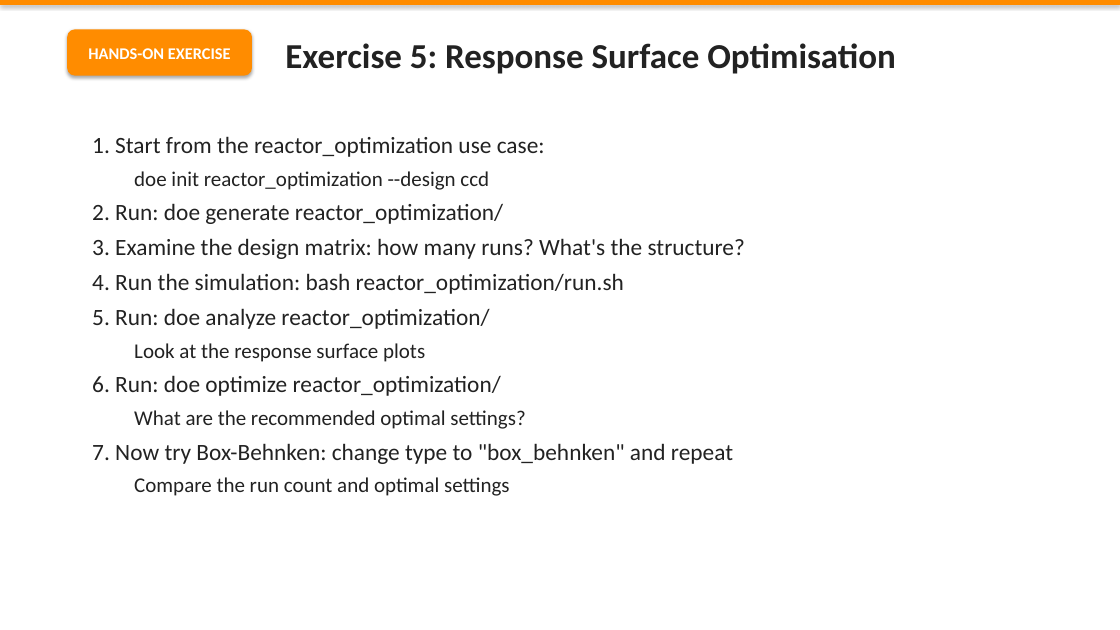
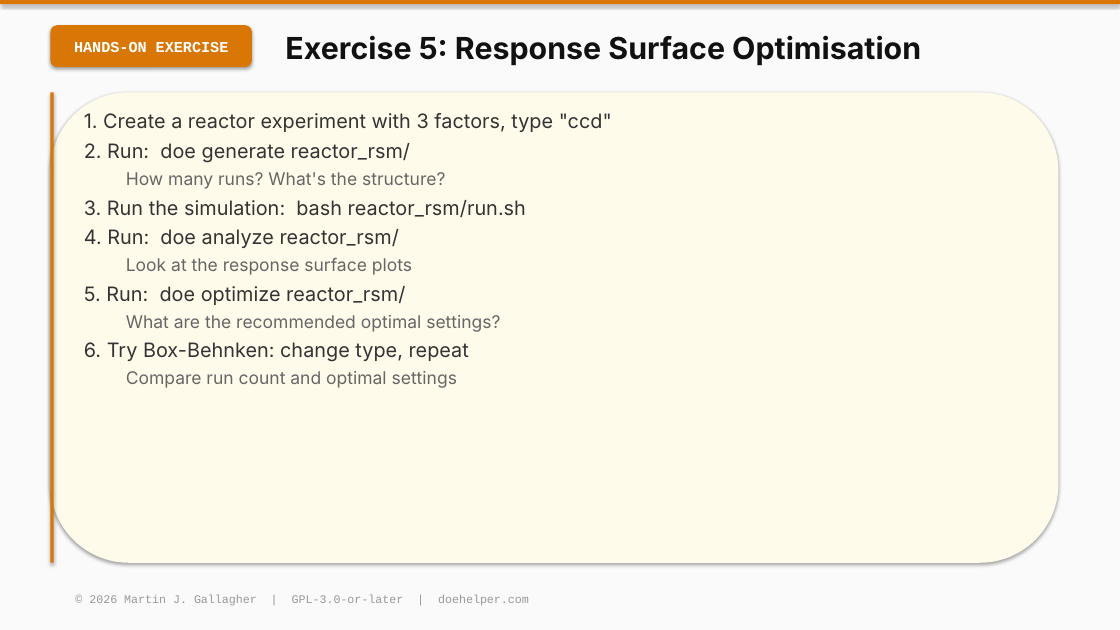
Before and after one commit to MartinGallagher-code/design_of_experiments, a slide deck: slide 10 of training/slides/Module_05_Response_Surface.pptx (slide 13 before the commit). Drawn at 1120x630 pixels with LibreOffice and Linux fonts; fonts in the diff are those of the drawing. Boxes give left, top, right and bottom in pixels: in the first picture for what was removed or moved away, otherwise in the second. Text is boxed around its words. In the diff, an @@ line names an element or a change of style, - is before the commit and + after.

```diff
--- a/training/slides/Module_05_Response_Surface.pptx
+++ b/training/slides/Module_05_Response_Surface.pptx
@@ background #FFFFFF to #FAFAFA @@
@@ rectangle at [0, 0, 1120, 4]: fill #FF8C00 to #D97706 @@
@@ rounded rectangle "HANDS-ON EXERCISE": place and size @@
-rounded rectangle "HANDS-ON EXERCISE" at [67, 29, 252, 76]
+rounded rectangle "HANDS-ON EXERCISE" at [50, 25, 252, 67]
@@ rounded rectangle "HANDS-ON EXERCISE" at [50, 25, 252, 67]: size 14 to 13 pt, font Calibri to Courier New; fill #FF8C00 to #D97706 @@
@@ text "Exercise 5: Response Surface Optimisation" at [285, 35, 921, 66]: size 30 to 26 pt, font Calibri to Inter, text colour #222222 to #111111 @@
@@ rounded rectangle added at [50, 92, 1059, 563], fill #FFFBEB @@
@@ rectangle added at [50, 92, 54, 563], fill #D97706 @@
@@ text "1. Create a reactor experiment ...": place and size @@
-text "1. Create a reactor experiment ..." at [92, 136, 745, 496]
+text "1. Create a reactor experiment ..." at [84, 113, 612, 388]
@@ text at [84, 113, 612, 248]: text changed; size 20 to 17 pt; font Calibri to Inter; text colour #222222 to #333333 @@
-1. Start from the reactor_optimization use case:
-  doe init reactor_optimization --design ccd
-2. Run: doe generate reactor_optimization/
-3. Examine the design matrix: how many runs? What's the structure?
-4. Run the simulation: bash reactor_optimization/run.sh
-5. Run: doe analyze reactor_optimization/
+1. Create a reactor experiment with 3 factors, type "ccd"
+2. Run: doe generate reactor_rsm/
+  How many runs? What's the structure?
+3. Run the simulation: bash reactor_rsm/run.sh
+4. Run: doe analyze reactor_rsm/
@@ text at [126, 257, 500, 332]: size 18 to 15 pt, font Calibri to Inter, text colour #222222 to #666666 in "Look at the response surface plots", "What are the recommended optimal settings?"; less space between paragraphs @@
@@ text at [84, 286, 405, 305]: text changed; size 20 to 17 pt; font Calibri to Inter; text colour #222222 to #333333 @@
-6. Run: doe optimize reactor_optimization/
+5. Run: doe optimize reactor_rsm/
@@ text at [84, 342, 469, 388]: text changed; size 20 to 17 pt; font Calibri to Inter; text colour #222222 to #333333 @@
-7. Now try Box-Behnken: change type to "box_behnken" and repeat
-  Compare the run count and optimal settings
+6. Try Box-Behnken: change type, repeat
+  Compare run count and optimal settings
@@ text added at [89, 595, 529, 605], 10 pt, text #999999 @@
+© 2026 Martin J. Gallagher | GPL-3.0-or-later | doehelper.com
```
Also in this commit, not shown: 8 other slides changed, 1 slide added, 4 slides removed, 8 other files.
